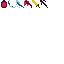
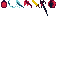
Before/after of a 64 × 64 layered artwork. What changed in the layer stack:
painted on "Layer 1" over (40, 0, 56, 16)
